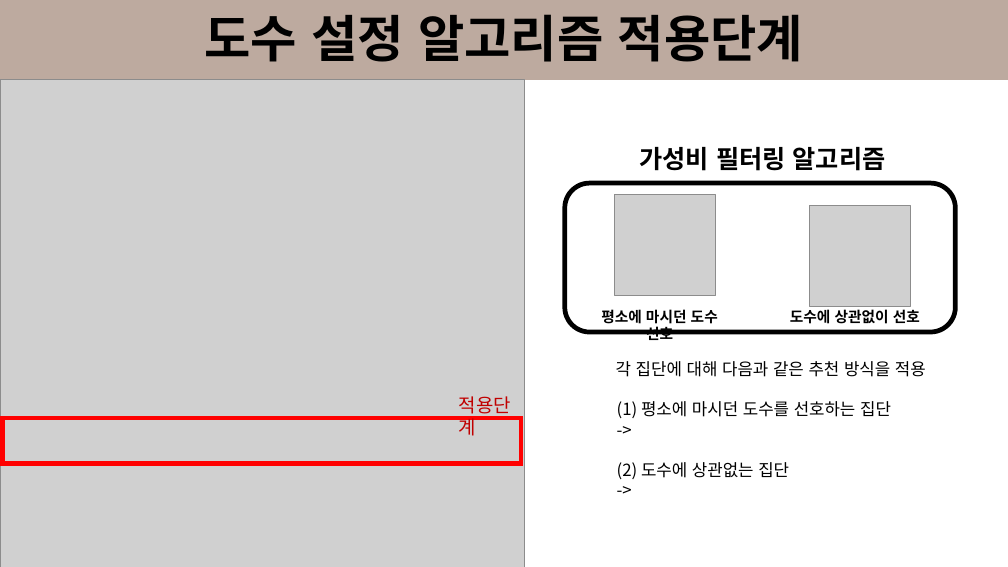
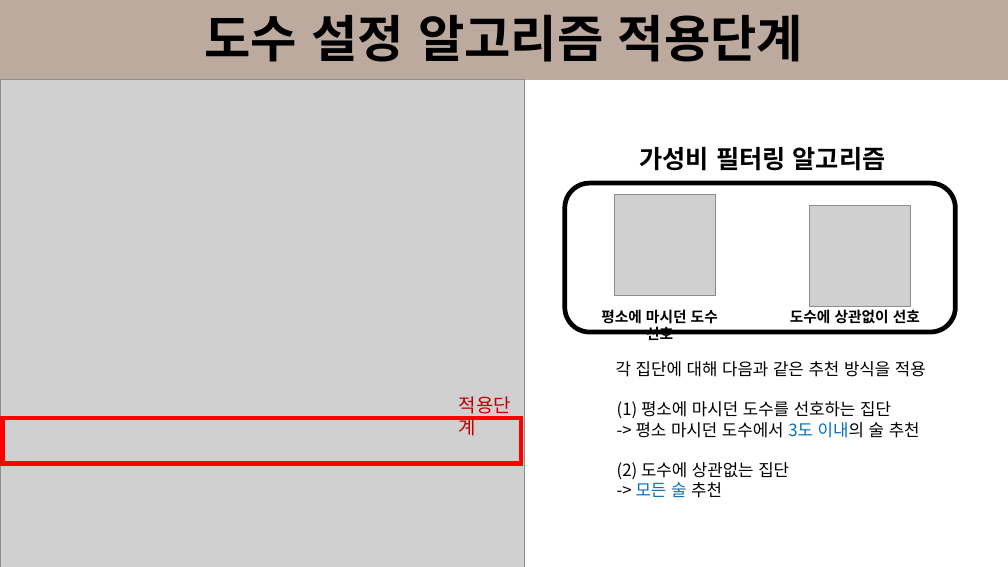
Before and after one commit to dongkieric98/Traditional_Liquor_Recommendation_Algorithm, a slide deck: slide 19 of TLRAlgorithm.pptx. Drawn at 1008x567 pixels with LibreOffice and Linux fonts; fonts in the diff are those of the drawing; grey boxes stand for pictures. Boxes give left, top, right and bottom in pixels: in the first picture for what was removed or moved away, otherwise in the second. Text is boxed around its words. In the diff, an @@ line names an element or a change of style, - is before the commit and + after.

Commit message:
update file

```diff
--- a/TLRAlgorithm.pptx
+++ b/TLRAlgorithm.pptx
@@ text at [636, 422, 920, 438]: text changed @@
-->
+-> 평소 마시던 도수에서 3도 이내의 술 추천
@@ text at [636, 482, 722, 498]: text changed @@
-->
+-> 모든 술 추천
```
Also in this commit, not shown: 1 slide added.
